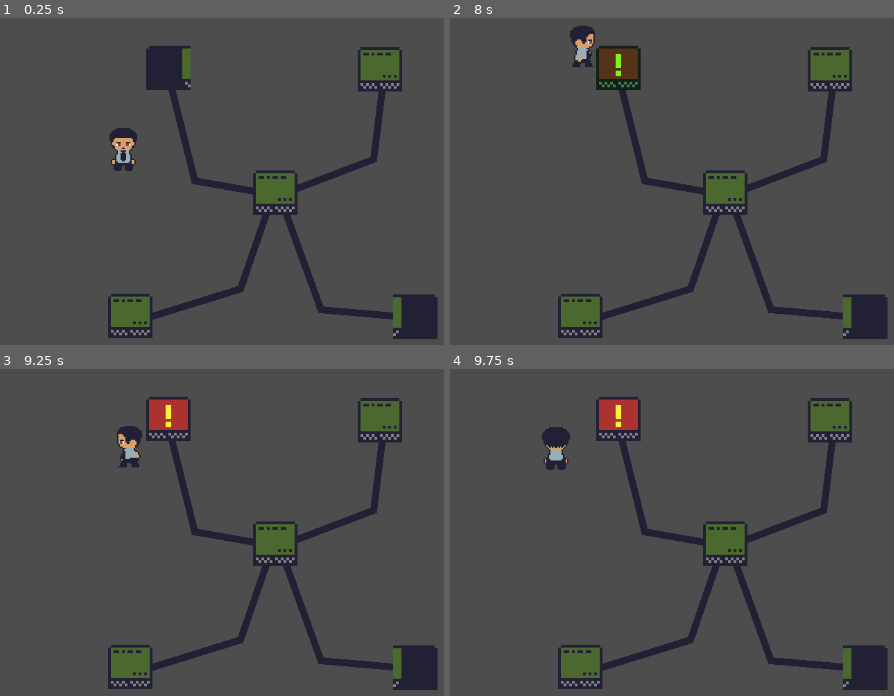
Above: before the commit, frames 1-4 (two rows, left to right).
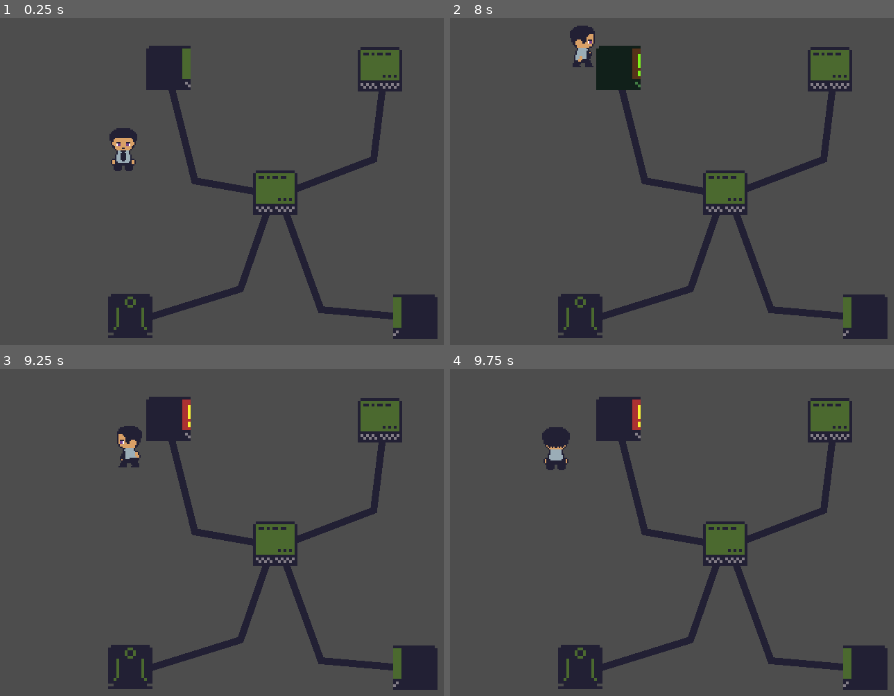
Above: after the commit, the same moments.

Repository: IsaelGabriel/lgj-2023
Game: Godot game, scene res://scenes/test_scene.tscn
The game is run twice, just before and just after one commit, with the same random seed, the same clock (stepped at 60 frames per second) and the same inputs. The project has no main scene, so this scene is started directly.
Inputs:
- Up to frame 1 (0.25 s): no input
- Up to frame 2 (8 s): tap Enter at 0.5 s; hold Up (p1_up) 0.53-2.03 s; tap Space (p1_use) every 0.75 s from 0.6 to 7.35 s; hold Left (p1_left) 2.03-3.53 s; hold Down (p1_down) 3.53-4.28 s; hold Right (p1_right) 4.28-5.03 s; hold Up (p1_up) 5.03-5.78 s; hold Right (p1_right) from 5.78 s (still down)
- Up to frame 3 (9.25 s): release Right (p1_right) at 8.03 s; hold Down (p1_down) 8.03-8.78 s; tap Space (p1_use) at 8.1, 8.85 s; hold Left (p1_left) from 8.78 s (still down)
- Up to frame 4 (9.75 s): release Left (p1_left) at 9.53 s; hold Up (p1_up) from 9.53 s (still down); tap Space (p1_use) at 9.6 s

The runs differ from the first frame. In frame 1, 0.8% of the frame differs, in the area x 24-35%, y 85-98%; in frame 2, 1.6%; in frame 3, 1.7%, in the area x 24-44%, y 8-98%; in frame 4, 1.7%.

Commit message:
fixes computer direction bug

Diff:
--- a/scenes/test_scene.tscn
+++ b/scenes/test_scene.tscn
@@ -22,6 +22,7 @@
 position = Vector2(270, 456)
 collision_layer = 3
 collision_mask = 3
+direction = 2
 
 [node name="computer3" parent="Network" instance=ExtResource("3_na8rk")]
 position = Vector2(479, 278)
--- a/scripts/computer.gd
+++ b/scripts/computer.gd
@@ -40,7 +40,7 @@
 	if status!=Status.VIRUS and imunity_timer.is_stopped():
 		status=Status.VIRUS
 		virus_timer.start()
-		sprite.frame=1
+		sprite.frame_coords.x = 1
 
 func infect():
 	randomize()
@@ -51,7 +51,7 @@
 	if status==Status.VIRUS:
 		status=Status.FREE
 		virus_timer.stop()
-		sprite.frame=0
+		sprite.frame_coords.x = 0
 		imunity_timer.start()
 
 func _on_virus_timer_timeout():
